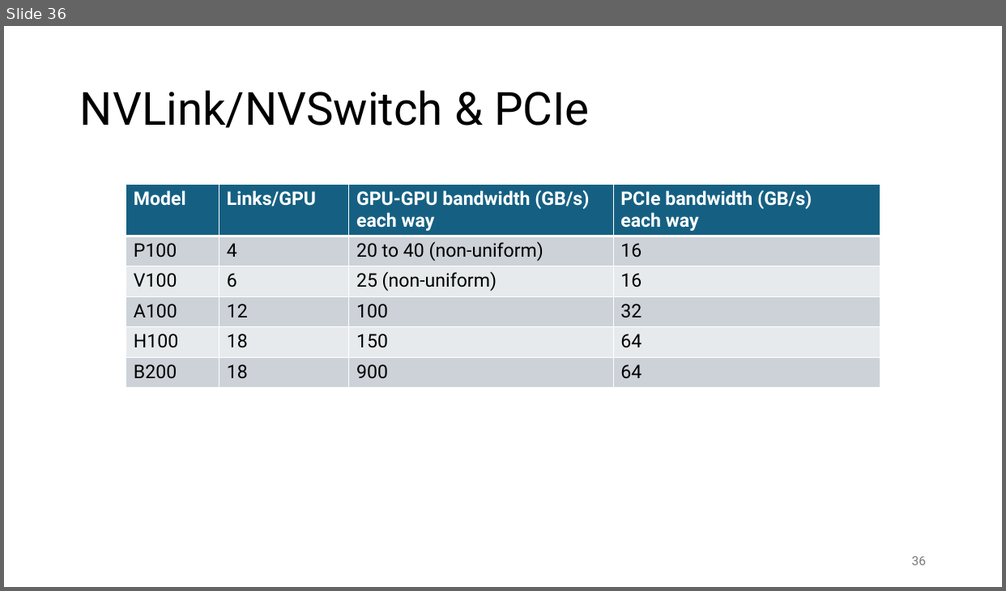
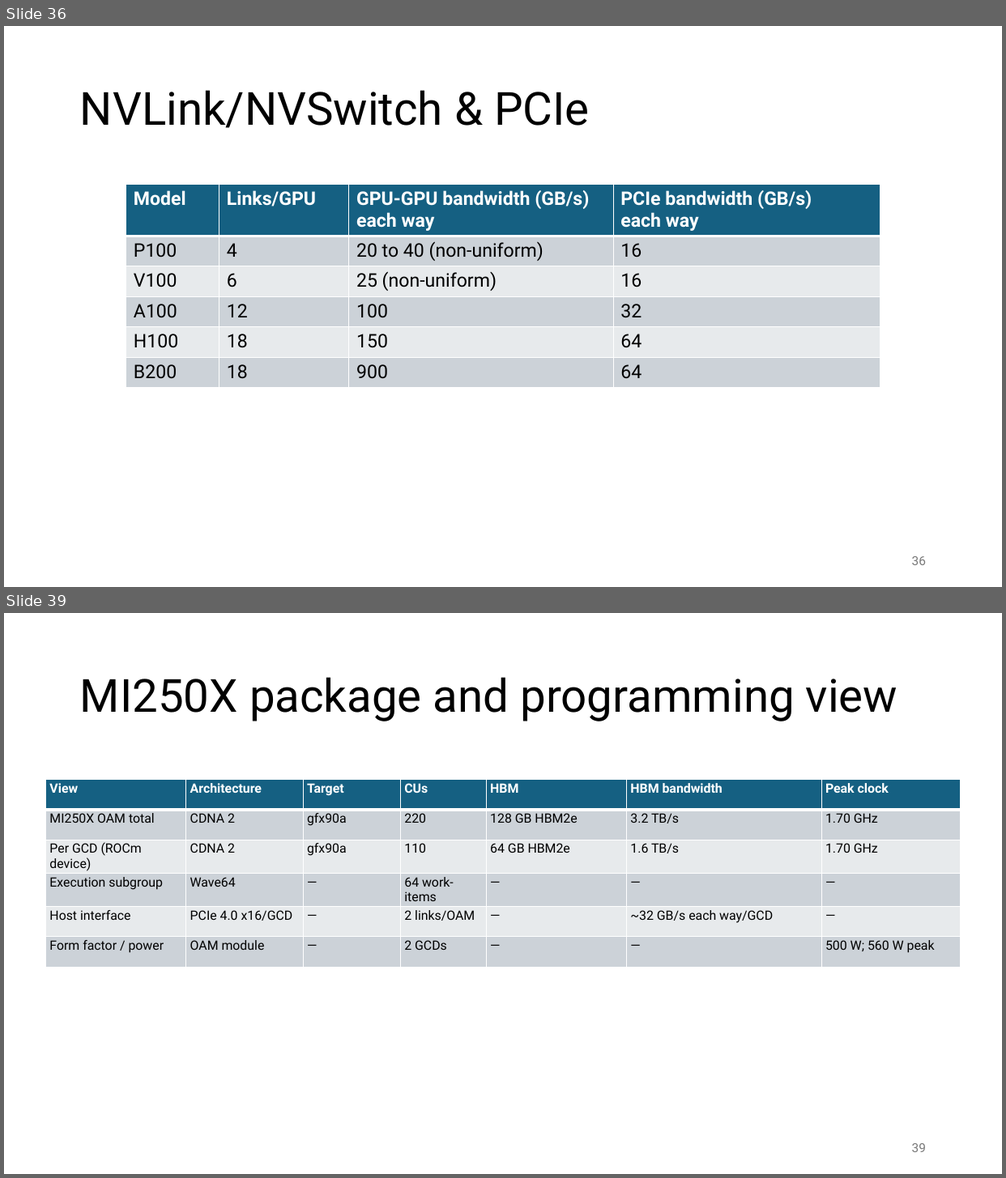
Before and after one commit to gjbex/GPU-programming, a slide deck: gpu_programming.pptx. Shown one above the other, each under a label of ours: slide 36 before the commit, slides 36 and 39 after it; the slides between them are not shown. The pictures are 1006x591 and 1006x1178 pixels, drawn with LibreOffice and Linux fonts; fonts in the diff are those of the drawing. Boxes give left, top, right and bottom in pixels: in the first picture for what was removed or moved away, otherwise in the second. Text is boxed around its words. In the diff, an @@ line names an element or a change of style, - is before the commit and + after.

```diff
--- a/gpu_programming.pptx
+++ b/gpu_programming.pptx
@@ slide 39 added at (x1=4, y1=613, x2=1002, y2=1174), background #FFFFFF @@
@@ title added at (x1=80, y1=677, x2=897, y2=722), 44 pt, text #000000 @@
+MI250X package and programming view
@@ table added at (x1=46, y1=779, x2=961, y2=969), 6 rows, 7 columns @@
+View | Architecture | Target | CUs | HBM | HBM bandwidth | Peak clock
+MI250X OAM total | CDNA 2 | gfx90a | 220 | 128 GB HBM2e | 3.2 TB/s | 1.70 GHz
+Per GCD (ROCm device) | CDNA 2 | gfx90a | 110 | 64 GB HBM2e | 1.6 TB/s | 1.70 GHz
+Execution subgroup | Wave64 | — | 64 work-items | — | — | —
+Host interface | PCIe 4.0 x16/GCD | — | 2 links/OAM | — | ~32 GB/s each way/GCD | —
+Form factor / power | OAM module | — | 2 GCDs | — | — | 500 W; 560 W peak
@@ page number added at (x1=912, y1=1144, x2=926, y2=1152), 12 pt, text #797979 @@
+39
```
Also in this commit, not shown: 24 slides changed, 4 other slides added.
